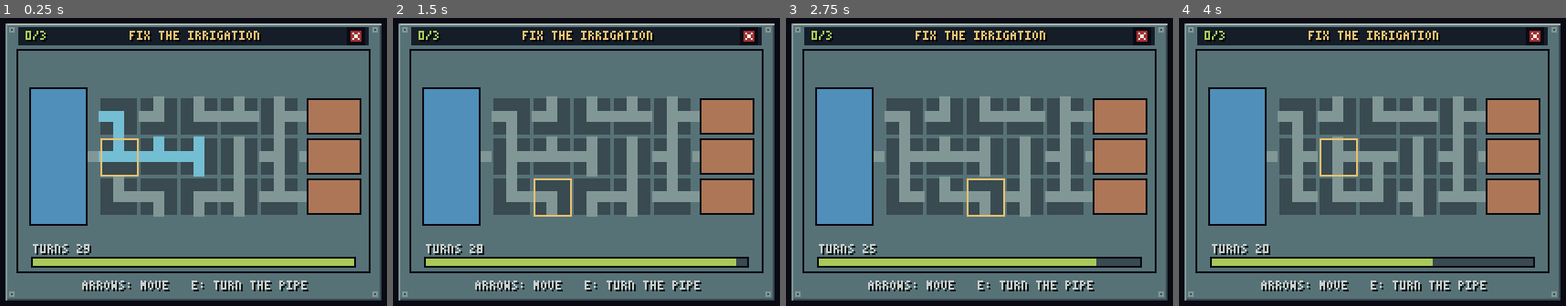
Above: before the commit, frames 1-4 (left to right).
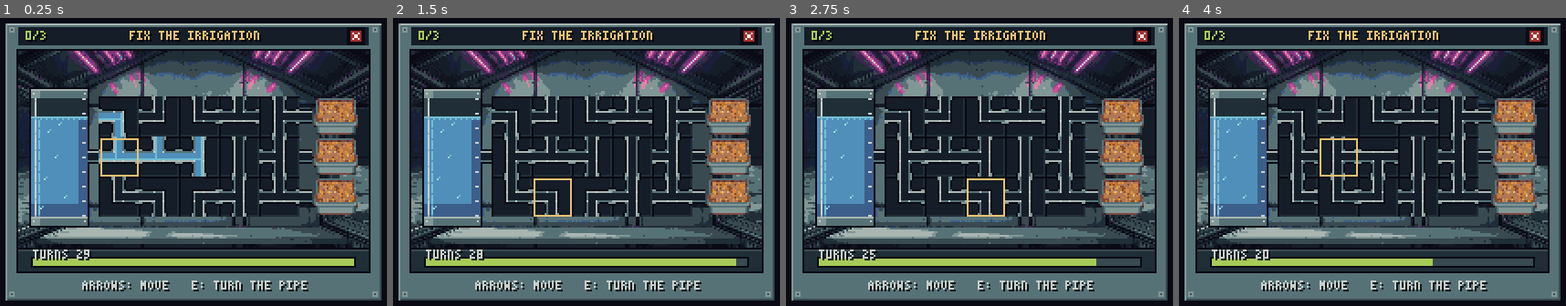
Above: after the commit, the same moments.

Repository: HattoriLoL/Artemis-Adventure
Game: Godot game, scene res://cenas/minigame_irrigacao.tscn
Two runs of this game, one before a commit and one after it. Both use one fixed random seed, a clock stepped at 60 frames per second and the inputs below. This scene is started directly instead of the project's main scene.
Inputs (mouse positions are in pixels of both pictures, inside the frame that each line leads up to):
- Up to frame 1 (0.25 s): no input
- Up to frame 2 (1.5 s): tap Enter (ui_accept) at 0.5, 0.77, 1.25 s; move the mouse to (714, 144) at 0.52 s; hold D (direita) 0.53-1.28 s; hold E (usar) 0.53-1.28 s; click (714, 144) at 0.67 s; move the mouse to (470, 179) at 1.27 s; hold S (baixo) from 1.28 s (still down); tap Shift at 1.35 s
- Up to frame 3 (2.75 s): tap Enter (ui_accept) at 1.52, 2 s; move the mouse to (1037, 90) at 2.02 s; release S (baixo) at 2.03 s; hold D (direita) from 2.03 s (still down); tap X at 2.1 s
- Up to frame 4 (4 s): tap Enter (ui_accept) at 2.75, 3.02, 3.5, 3.77 s; move the mouse to (1341, 228) at 2.77 s; release D (direita) at 2.78 s; hold W (cima) 2.78-3.53 s; tap J at 2.85 s; click (1341, 228) at 2.92 s; move the mouse to (1546, 210) at 3.52 s; hold A (esquerda) from 3.53 s (still down); tap 1 at 3.6 s

The runs differ from the first frame. In frame 1, 56% of the frame differs, in the area x 4-96%, y 11-88%; in frame 2, 56%; in frame 3, 56%; in frame 4, 56%.

Commit message:
Irrigação: arte na paleta Apollo (estufa com tanque de vidro e encaixes, canos secos e com água em 5 formas, canteiro seco e molhado, ícone da tarefa e ilustração do tutorial)

Diff:
--- a/jogo/scripts/minigame_irrigacao.gd
+++ b/jogo/scripts/minigame_irrigacao.gd
@@ -46,7 +46,7 @@
 const GRADE := Vector2(44, 25)                     # canto do encaixe (0, 0)
 const LINHA_ENTRADA := 1                           # a água entra pela esquerda nesta linha (y 58)
 const TANQUE := Rect2(6, 20, 32, 76)
-const CAMA_X := 173.0                              # centro das camas (uma por linha)
+const CAMA_X := 174.0                              # centro das camas (uma por linha; canto em x 159, depois da entrada)
 const TAM_CAMA := Vector2(30, 20)
 
 const FOLGA := 8                                   # giros a mais permitidos além do mínimo do tabuleiro
@@ -409,7 +409,7 @@
 	var resta := clampi(limite_giros() - giros, 0, limite_giros())
 	var f := float(resta) / float(limite_giros())
 	draw_rect(Rect2(r.position, Vector2(roundf(r.size.x * f), r.size.y)), VERDE_LIMA if resta > 3 else VERMELHO_CLARO)
-	Fonte.desenhar(self, "TURNS %d" % resta, JANELA + Vector2(8, TAM_JANELA.y - 15), BRANCO_SUJO if resta > 3 else
+	Fonte.desenhar(self, "TURNS %d" % resta, JANELA + Vector2(8, TAM_JANELA.y - 12), BRANCO_SUJO if resta > 3 else
 		VERMELHO_CLARO)
 
 
Binary file added: jogo/assets/icones/estufa_irrigacao.png
Not shown, added: jogo/assets/icones/estufa_irrigacao.png.import
Binary file added: jogo/assets/minigames/irrigacao/cama_molhada.png
Not shown, added: jogo/assets/minigames/irrigacao/cama_molhada.png.import
Binary file added: jogo/assets/minigames/irrigacao/cama_seca.png
Not shown, added: jogo/assets/minigames/irrigacao/cama_seca.png.import
Binary file added: jogo/assets/minigames/irrigacao/canos.png
Not shown, added: jogo/assets/minigames/irrigacao/canos.png.import
Binary file added: jogo/assets/minigames/irrigacao/fundo.png
Not shown, added: jogo/assets/minigames/irrigacao/fundo.png.import
Binary file added: jogo/assets/tutoriais/irrigacao.png
Not shown, added: jogo/assets/tutoriais/irrigacao.png.import
